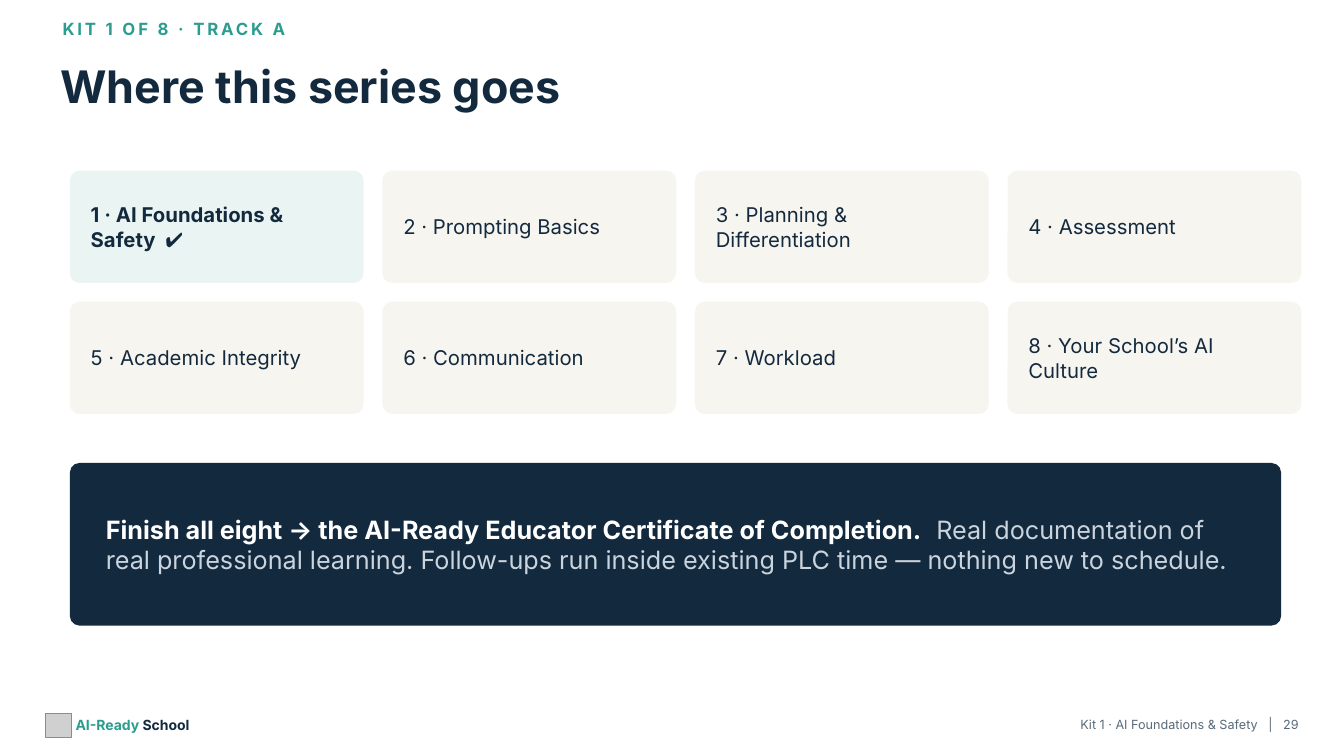
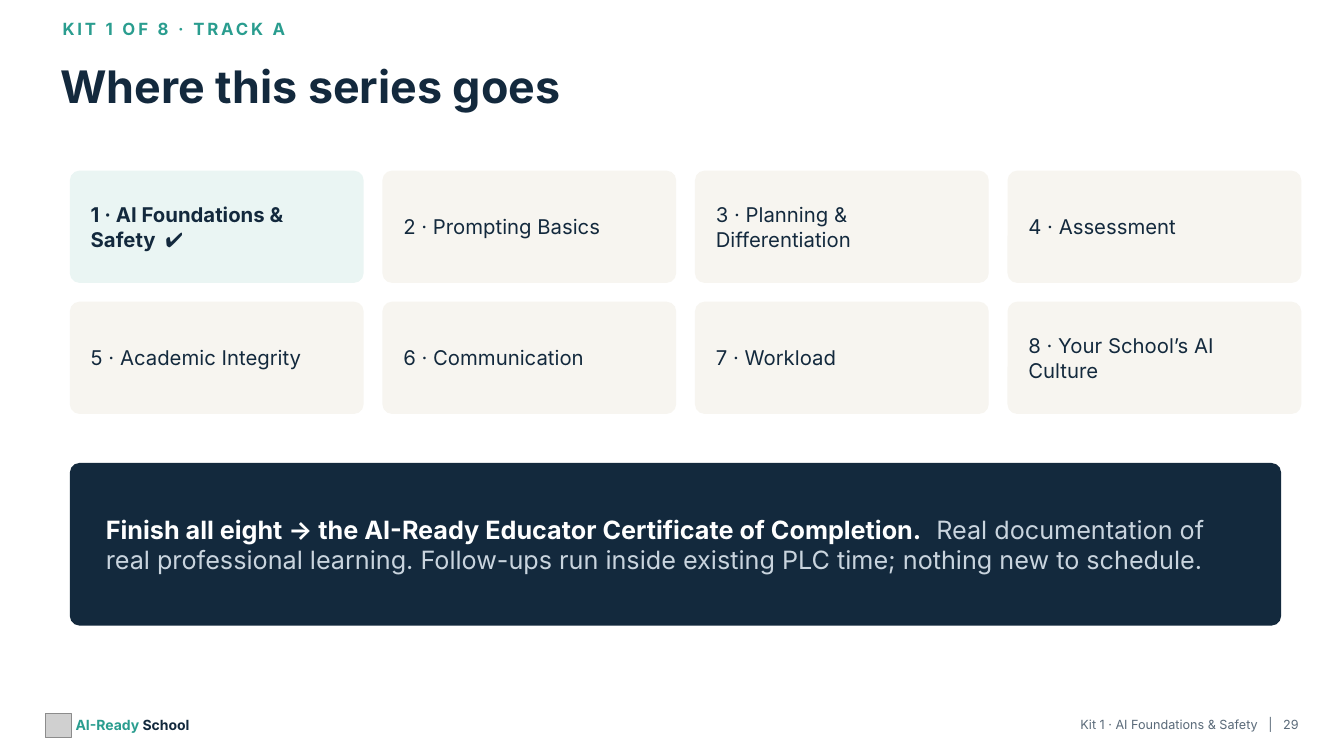
Before and after one commit to aspinozzi1/Ai-School-Ready, a slide deck: slide 29 of kits/kit01/Kit01_PresentationDeck.pptx. Drawn at 1344x756 pixels with LibreOffice and Linux fonts; fonts in the diff are those of the drawing; grey boxes stand for pictures. Boxes give left, top, right and bottom in pixels: in the first picture for what was removed or moved away, otherwise in the second. Text is boxed around its words. In the diff, an @@ line names an element or a change of style, - is before the commit and + after.

```diff
--- a/kits/kit01/Kit01_PresentationDeck.pptx
+++ b/kits/kit01/Kit01_PresentationDeck.pptx
@@ text at (x1=106, y1=519, x2=1204, y2=574): text changed @@
-Finish all eight → the AI-Ready Educator Certificate of Completion. Real documentation of real professional learning. Follow-ups run inside existing PLC time — nothing new to schedule.
+Finish all eight → the AI-Ready Educator Certificate of Completion. Real documentation of real professional learning. Follow-ups run inside existing PLC time; nothing new to schedule.
```
Also in this commit, not shown: 24 other slides changed, 20 other files.
